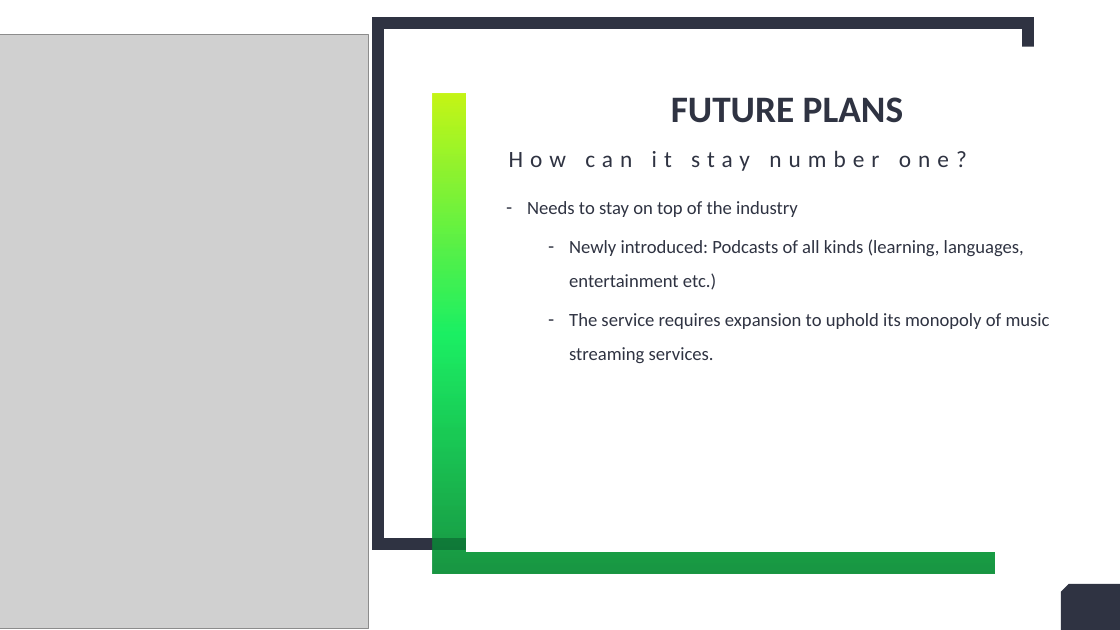
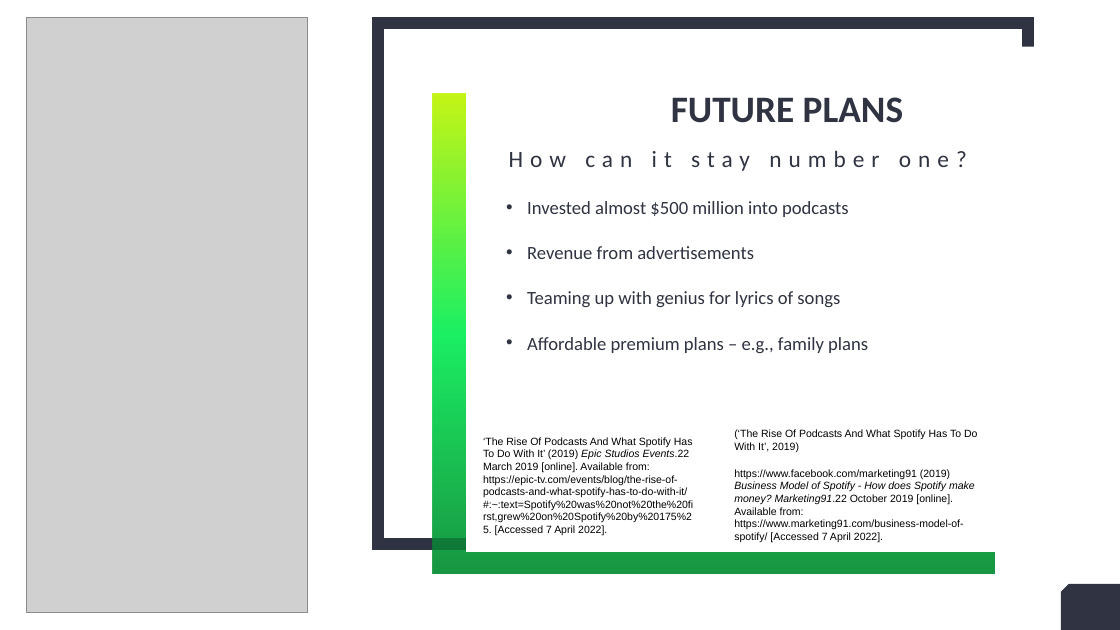
Before and after one commit to RandumbFluke/Design_Contexts_Year_1, a slide deck: slide 10 of Assignment 2/Jarvis x spotify.pptx. Drawn at 1120x630 pixels with LibreOffice and Linux fonts; fonts in the diff are those of the drawing; grey boxes stand for pictures. Boxes give left, top, right and bottom in pixels: in the first picture for what was removed or moved away, otherwise in the second. Text is boxed around its words. In the diff, an @@ line names an element or a change of style, - is before the commit and + after.

```diff
--- a/Assignment 2/Jarvis x spotify.pptx
+++ b/Assignment 2/Jarvis x spotify.pptx
@@ picture: place and size @@
-picture at <box>0,34,368,629</box>
+picture at <box>26,18,308,613</box>
@@ text at <box>527,201,868,353</box>: text changed @@
-– Needs to stay on top of the industry
-  – Newly introduced: Podcasts of all kinds (learning, languages, entertainment etc.)
-  – The service requires expansion to uphold its monopoly of music streaming services.
+• Invested almost $500 million into podcasts
+• Revenue from advertisements
+• Teaming up with genius for lyrics of songs
+• Affordable premium plans – e.g., family plans
@@ text added at <box>483,437,693,536</box>, 9 pt, text #000000 @@
+‘The Rise Of Podcasts And What Spotify Has To Do With It’ (2019) Epic Studios Events.22 March 2019 [online]. Available from: https://epic-tv.com/events/blog/the-rise-of-podcasts-and-what-spotify-has-to-do-with-it/#:~:text=Spotify%20was%20not%20the%20first,grew%20on%20Spotify%20by%20175%25. [Accessed 7 April 2022].
@@ text added at <box>734,429,977,543</box>, 9 pt, text #000000 @@
+(‘The Rise Of Podcasts And What Spotify Has To Do With It’, 2019)
+https://www.facebook.com/marketing91 (2019) Business Model of Spotify - How does Spotify make money? Marketing91.22 October 2019 [online]. Available from: https://www.marketing91.com/business-model-of-spotify/ [Accessed 7 April 2022].
```
Also in this commit, not shown: 7 other slides changed, 2 slides removed, 1 other file.
